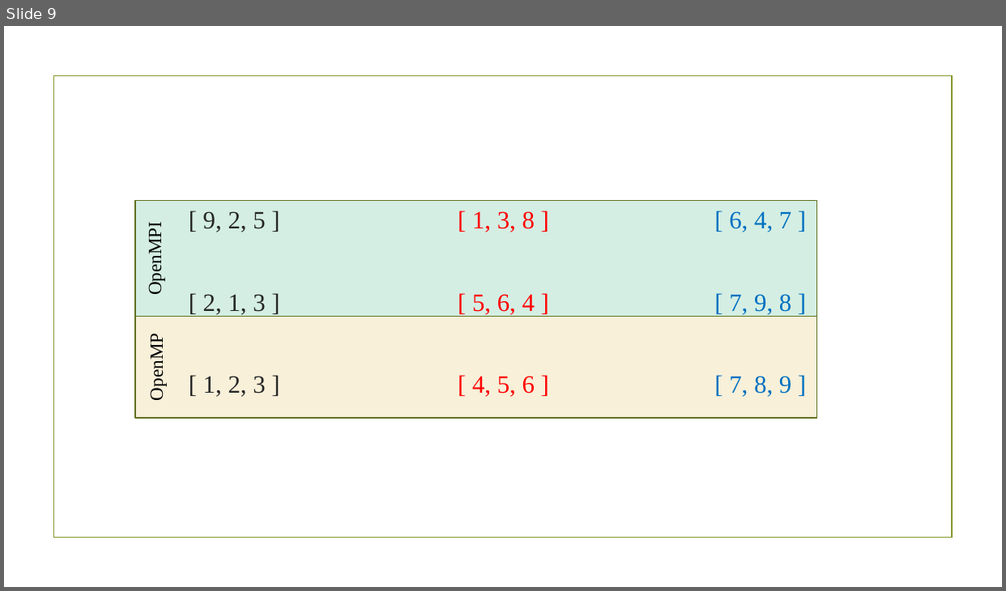
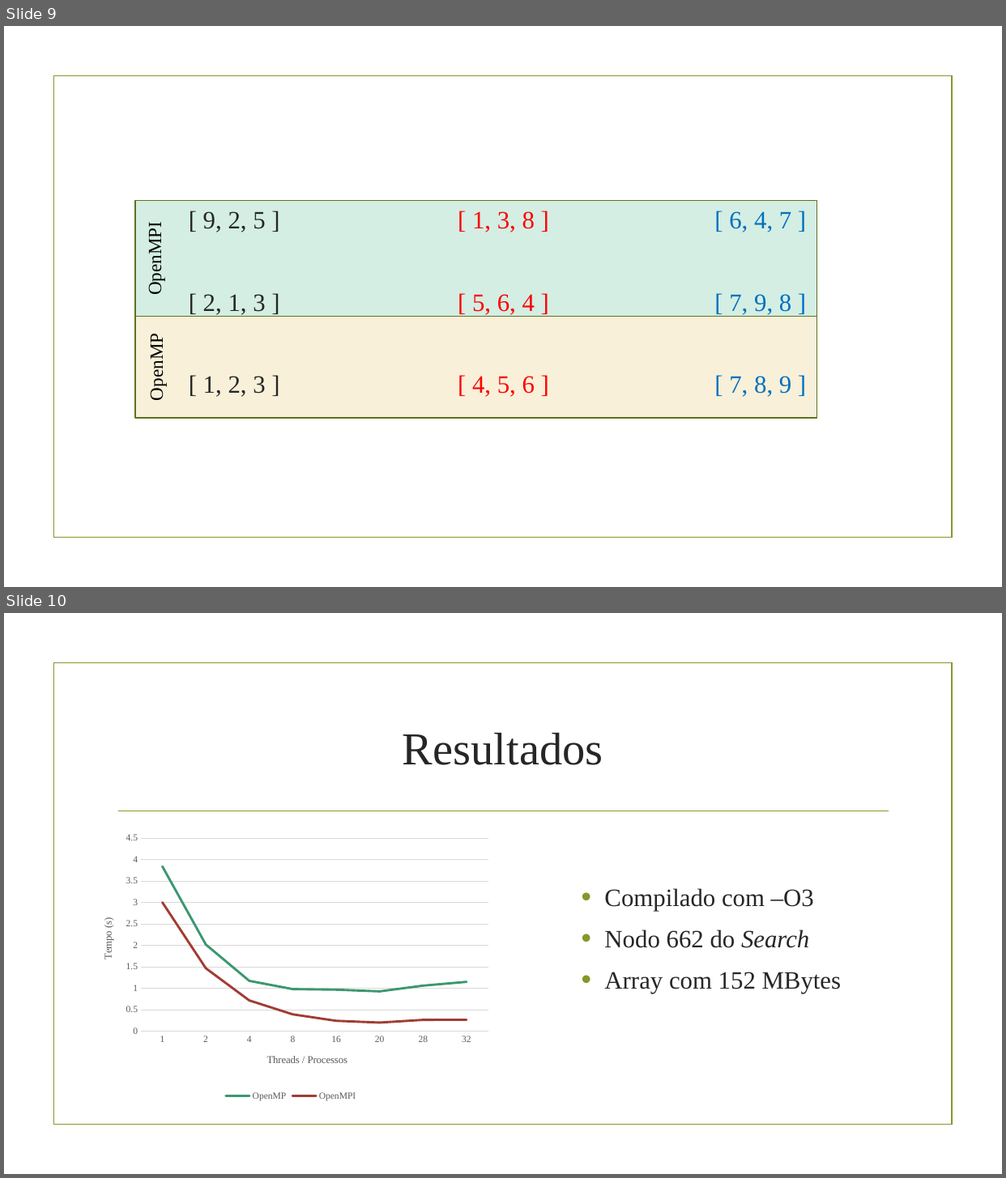
Before and after one commit to NunoOliv/PCP-Trabalho2_3, a slide deck: Apresentação.pptx. Shown one above the other, each under a label of ours: slide 9 before the commit, slides 9 and 10 after it. The pictures are 1006x591 and 1006x1178 pixels, drawn with LibreOffice and Linux fonts; fonts in the diff are those of the drawing; background and template pictures are left out. Boxes give left, top, right and bottom in pixels: in the first picture for what was removed or moved away, otherwise in the second. Text is boxed around its words. In the diff, an @@ line names an element or a change of style, - is before the commit and + after.

```diff
--- a/Apresentação.pptx
+++ b/Apresentação.pptx
@@ slide 10 added at <box>4,613,1002,1174</box>, background picture (left out); not listed: 1 template element that a slide beside it also shows @@
@@ title added at <box>403,733,603,765</box>, 44 pt, text #262626 @@
+Resultados
@@ line chart added at <box>86,827,496,1105</box> @@
+categories: 1, 2, 4, 8, 16, 20, 28, 32
+OpenMP: 3.8, 2, 1.2, 1, 1, 0.9, 1.1, 1.1
+OpenMPI: 3, 1.5, 0.7, 0.4, 0.2, 0.2, 0.3, 0.3
@@ line added from (118, 811) to (889, 811), #83992A 1.25 pt @@
@@ text added at <box>604,888,841,994</box>, 24 pt, text #262626 @@
+• Compilado com –O3
+• Nodo 662 do Search
+• Array com 152 MBytes
```
Also in this commit, not shown: 1 slide removed, 3 other files.
